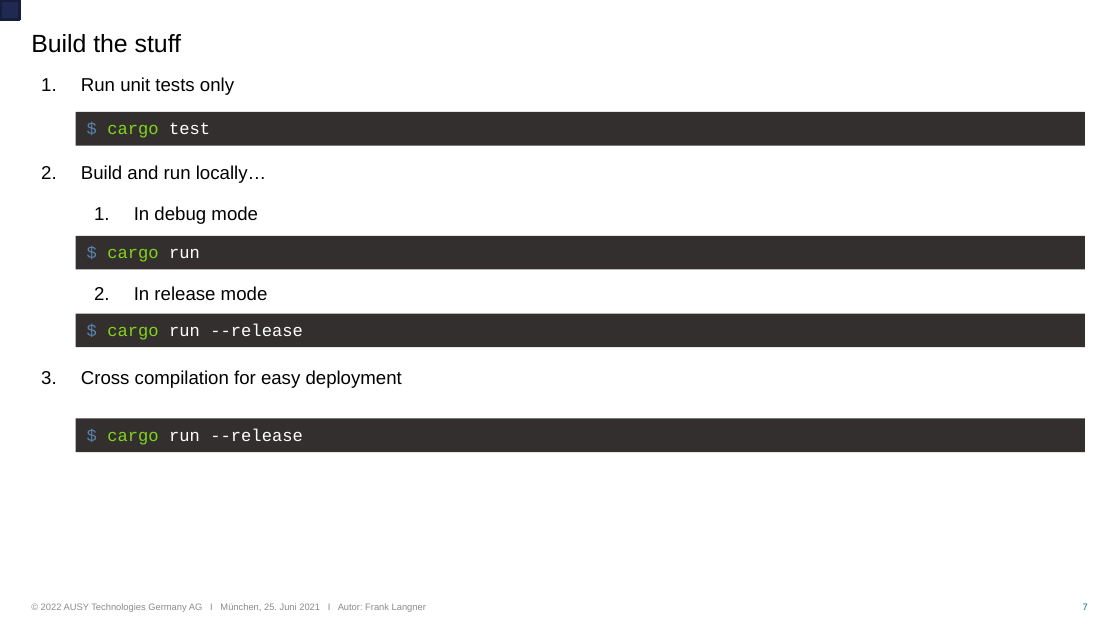
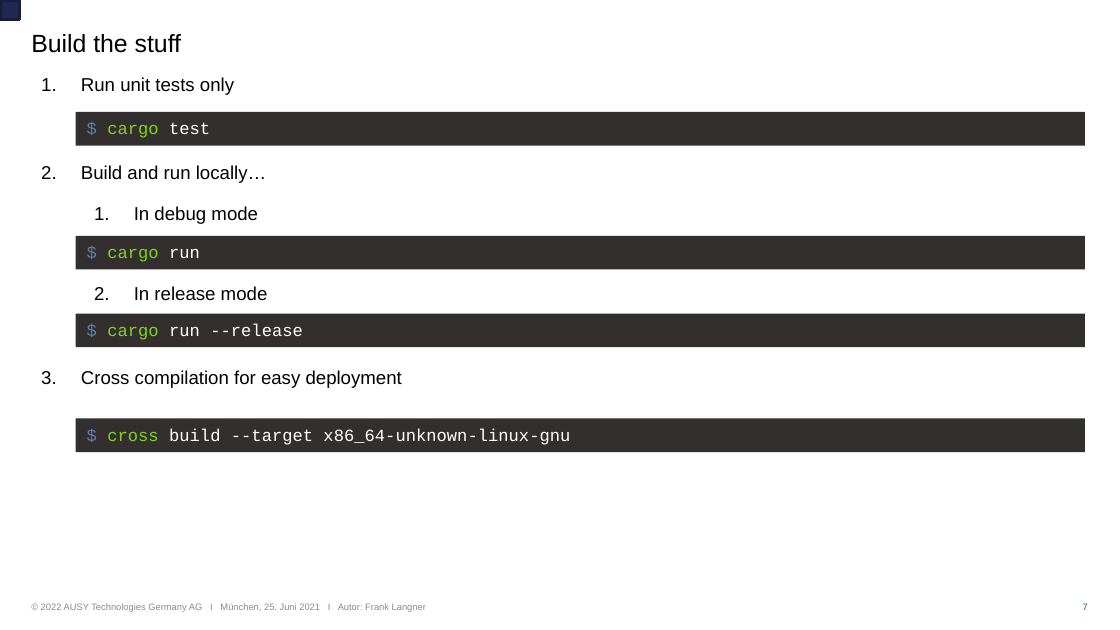
Before and after one commit to Franklynn0492/taskscore-backend, a slide deck: slide 7 of doc/TaskScore Backend v 0.1.odp. Drawn at 1120x630 pixels with LibreOffice and Linux fonts; fonts in the diff are those of the drawing; background and template pictures are left out. Boxes give left, top, right and bottom in pixels: in the first picture for what was removed or moved away, otherwise in the second. Text is boxed around its words. In the diff, an @@ line names an element or a change of style, - is before the commit and + after.

```diff
--- a/doc/TaskScore Backend v 0.1.odp
+++ b/doc/TaskScore Backend v 0.1.odp
@@ text in rectangle at (x1=107, y1=428, x2=570, y2=445): text changed @@
-$ cargo run --release
+$ cross build --target x86_64-unknown-linux-gnu
```
Also in this commit, not shown: 1 other file.
